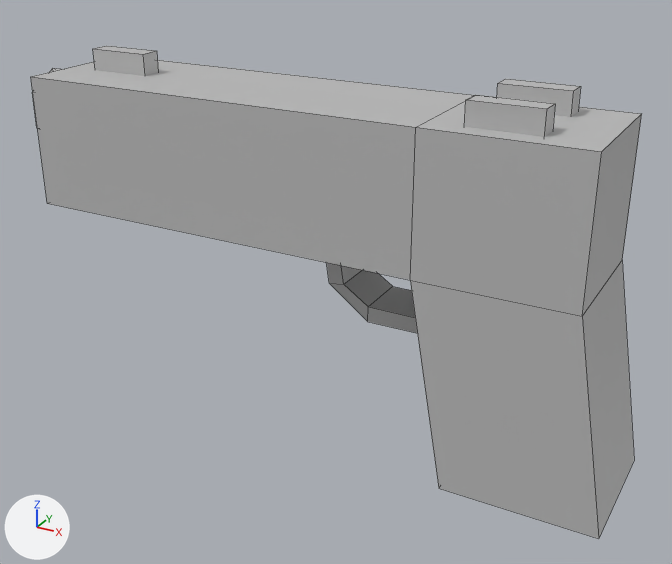
Before and after pictures for a commit that changed the FBX model Assets/Game/Models/Weapons/Pistol.fbx.
Rendered twice from a 50 mm camera at (0.282, -0.481, 0.223) aimed at (0.017, 0.001, -0.018). The axes (+X, +Y, +Z) are drawn at lower left. The lights are the same throughout. Mesh edges are drawn as thin lines. Where no turn or scale is listed for an object, it has been applied to the vertices.

The first picture shows 'Pistol'.
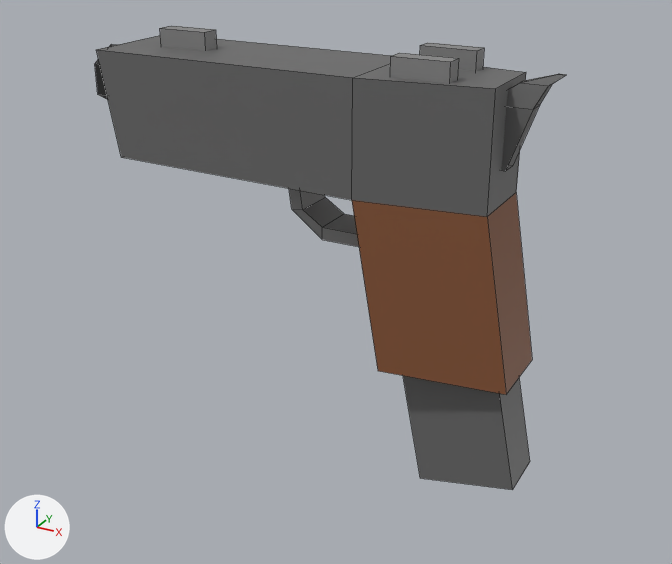
What the commit changed:
Picture 'ColorAtlas2.png' (img_coloratlas2_png) is new.
Material 'lambert2' (mat_lambert2) is new.
Its texture is img_coloratlas2_png.
me_mesh is used by ob_pistol; location (0.0, 0.0, 0.0).
Verts and faces of me_mesh; kept vertices keep their numbers, new ones are numbered from 68.
me_mesh had 68 vertices, 49 faces and spanned x -0.208..0.208, y -0.043..0.043, z -0.116..0.116.
me_mesh no longer uses material mat_lambert1 (grey #bcbcbc).
me_mesh now has 92 vertices, 67 faces and spans x -0.153..0.153, y -0.035..0.035, z -0.134..0.134.
me_mesh part 1: the loose piece of 8 vertices spanning x 0.11..0.153, y 0.017..0.031, z 0.092..0.116 is scaled about its middle by 0.8, then moved by (-0.05, -0.005, 0.02), in mat_lambert2 (picture img_coloratlas2_png).
me_mesh part 2: the loose piece of 12 vertices spanning x -0.208..-0.158, y -0.022..0.022, z 0.048..0.098 is scaled about its middle by 0.8, then moved by (0.05, 0.0, 0.026), in mat_lambert2 (picture img_coloratlas2_png).
me_mesh part 3: the loose piece of 8 vertices spanning x 0.11..0.153, y -0.03..-0.017, z 0.092..0.116 is scaled about its middle by 0.8, then moved by (-0.05, 0.005, 0.02), in mat_lambert2 (picture img_coloratlas2_png).
me_mesh part 4: the loose piece of 16 vertices spanning x 0.018..0.101, y -0.018..0.018, z -0.031..0.023 is scaled about its middle by 0.8, then moved by (-0.036, 0.0, 0.041), in mat_lambert2 (picture img_coloratlas2_png).
me_mesh part 5: the loose piece of 8 vertices spanning x -0.163..-0.12, y -0.007..0.007, z 0.092..0.116 is scaled about its middle by (0.813, 0.86, 1.15), then moved by (0.053, 0.0, 0.016), in mat_lambert2 (picture img_coloratlas2_png).
me_mesh part 6: the loose piece of 16 vertices spanning x -0.185..0.208, y -0.043..0.043, z -0.116..0.102 is rebuilt with 16 vertices and now spans x -0.134..0.143, y -0.035..0.035, z -0.053..0.122, in mat_lambert2 (picture img_coloratlas2_png).
me_mesh part 7: a new loose piece of 16 vertices spanning x 0.111..0.153, y -0.006..0.006, z 0.074..0.128, in mat_lambert2 (picture img_coloratlas2_png).
Part 8, on me_mesh:
New vertex 68 is at (0.089, -0.017, -0.134), pixel (420, 478).
New vertex 69 is at (0.15, -0.017, -0.121), pixel (512, 489).
New vertex 70 is at (0.052, -0.017, 0.044).
New vertex 71 is at (0.113, -0.017, 0.056).
New vertices 72 to 75 stand at vertices 68 to 71, in that order, plus (0.0, 0.034, 0.0).
New faces: (68, 69, 71, 70), (72, 74, 75, 73), (68, 72, 73, 69), (69, 73, 75, 71), (68, 70, 74, 72).
me_mesh now uses material mat_lambert2 (picture img_coloratlas2_png).

What differs and where, as boxes [x1, y1, x2, y2] in the pictures (672 x 564 px; the box of a moved part takes in the faces that stretch with it):
'Pistol', reshaped (23% narrower)
    before: [31, 46, 642, 539]
    after: [95, 26, 567, 490]
part 1 of me_mesh, moved or reshaped
    before: [497, 79, 581, 117]
    after: [420, 43, 484, 71]
part 2 of me_mesh, moved or reshaped
    before: [32, 68, 60, 125]
    after: [95, 44, 114, 100]
part 3 of me_mesh, moved or reshaped
    before: [464, 95, 555, 137]
    after: [390, 53, 458, 84]
part 4 of me_mesh, moved or reshaped
    before: [327, 263, 417, 333]
    after: [289, 189, 359, 247]
part 5 of me_mesh, moved or reshaped
    before: [93, 46, 158, 76]
    after: [160, 26, 217, 51]
part 6 of me_mesh, rebuilt (29% narrower, 25% shorter)
    before: [31, 60, 642, 539]
    after: [96, 36, 532, 395]
part 7 of me_mesh, added
    after: [502, 74, 567, 171]
part 8 of me_mesh, added
    after: [403, 376, 530, 490]
